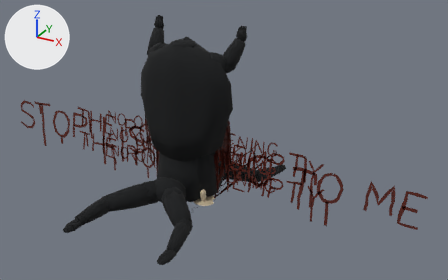
Two versions of the glTF model public/assets/chapel-dressing.glb, one commit apart.
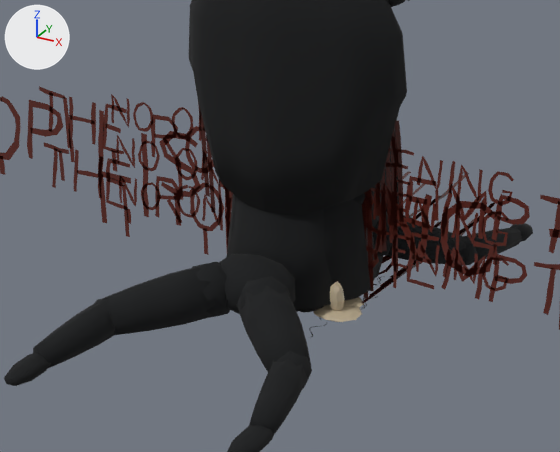
Each version appears first whole from a 50 mm lens placed at (2.98, -4.67, 2.96), pointed at (0.34, 0.13, 0.57), and next in a close-up on the part from 14% to 66% of the width and 25% to 93% of the height. Lighting does not change. The marker at upper left points along +X, +Y and +Z. The older version's two pictures come first.

Objects in the first close-up: 'chapel_floor_drag', 'chapel_presence_acolyte', 'chapel_presence_celebrant', 'chapel_presence_clinging', 'chapel_wall_hand_traces', 'chapel_wax_hair_votive', 'chapel_writing_empty', 'chapel_writing_overwritten', 'chapel_writing_stop' and 2 more.
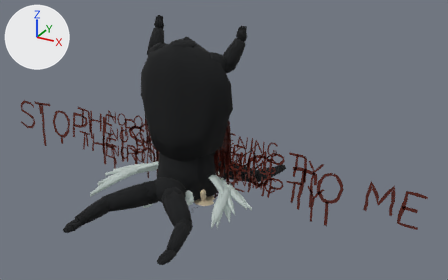
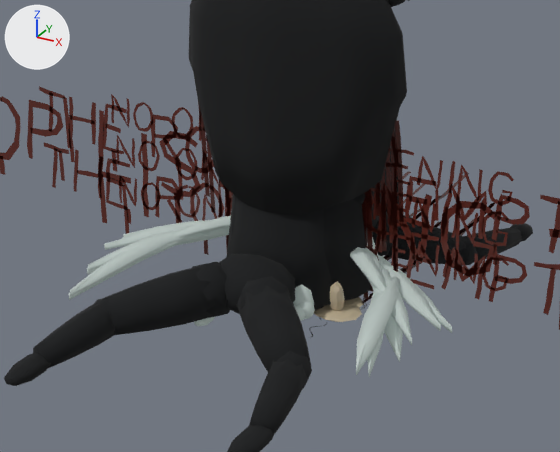
The change in detail:
Material 'chapel singing ivory pressure' (mat_chapel_singing_ivory_pressure) is new.
Its base color is (0.42, 0.47, 0.45) (grey #adb6b3).
Its roughness is 0.9.
Its emission color is (0.07, 0.09, 0.085) (dark grey #4b5552).
Its emission strength is 1.0.
Mesh me_chapel_presence_cherub is new.
It has 1696 vertices, 3172 faces and spans x -0.85..0.78, y -0.65..0.49, z 0.01..0.27.
It uses material mat_chapel_singing_ivory_pressure (grey #adb6b3).
Object 'chapel_presence_cherub' (ob_chapel_presence_cherub) is new; it shows me_chapel_presence_cherub.
Its location is (0.0, 0.0, 0.0).

Location of each change, [x1, y1, x2, y2] in pixels of the close-ups (560 x 452 px):
'chapel_presence_cherub', added
    after: [69, 215, 452, 377]
